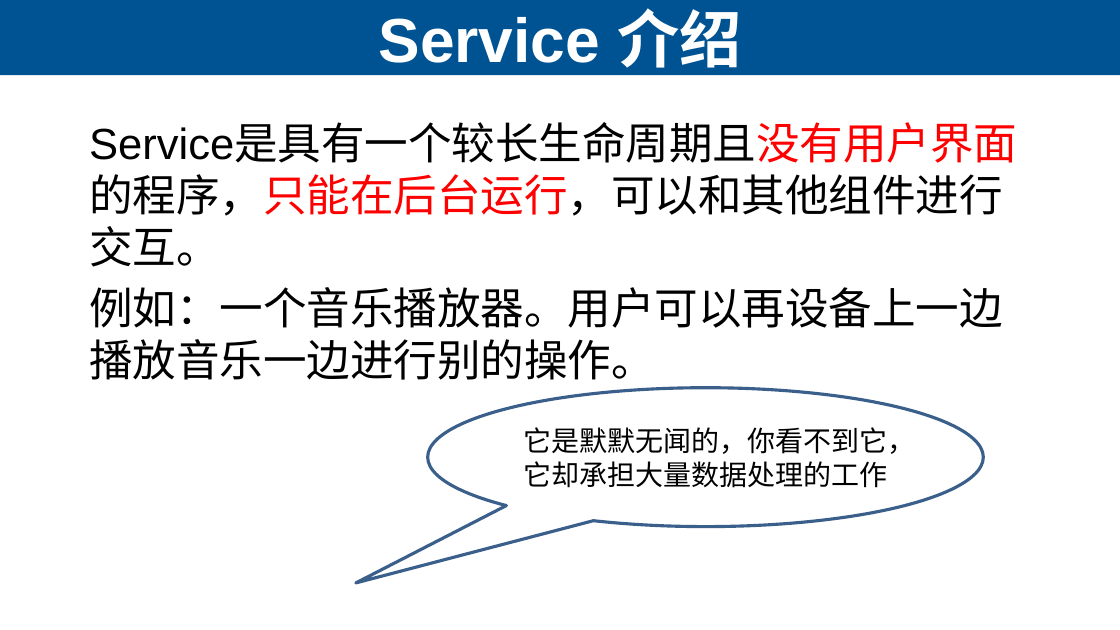
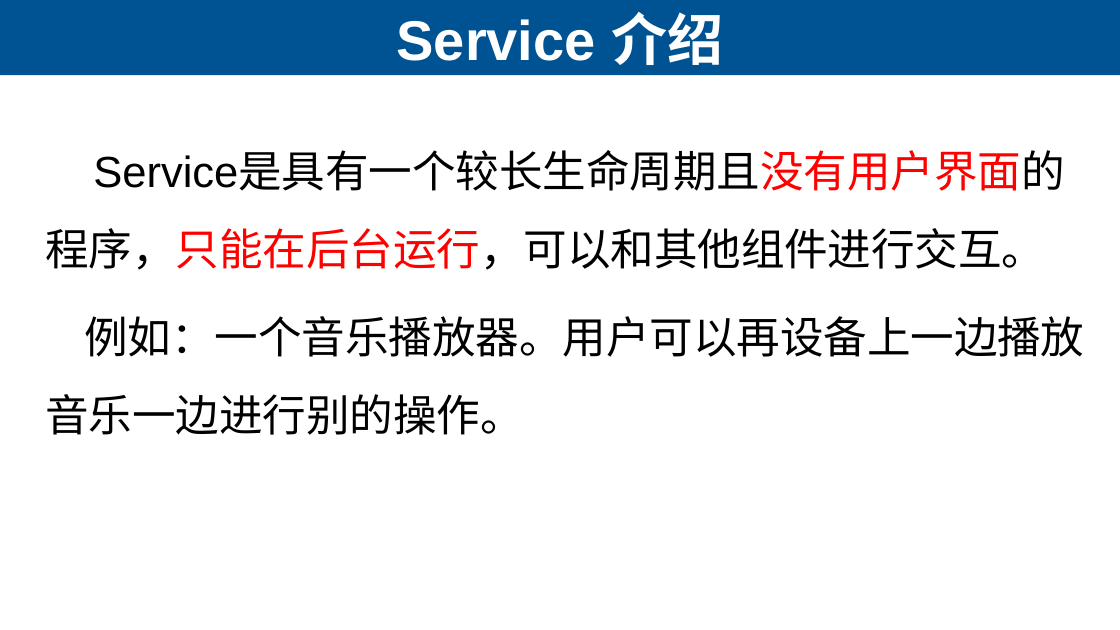
Before and after one commit to lihuanzhen2016/app-test-2019, a slide deck: slide 25 of ppt/07 Android App的开发-四大组件.pptx (slide 14 before the commit). Drawn at 1120x630 pixels with LibreOffice and Linux fonts; fonts in the diff are those of the drawing. Boxes give left, top, right and bottom in pixels: in the first picture for what was removed or moved away, otherwise in the second. Text is boxed around its words. In the diff, an @@ line names an element or a change of style, - is before the commit and + after.

```diff
--- a/ppt/07 Android App的开发-四大组件.pptx
+++ b/ppt/07 Android App的开发-四大组件.pptx
@@ title "Service 介绍" at <box>397,12,723,65</box>: size 40 to 36 pt @@
@@ text "Service是具有一个较长生命周期且没有用户界面的程序，只能在后台运行，可以和其他组件进行交互。": place and size @@
-text "Service是具有一个较长生命周期且没有用户界面的程序，只能在后台运行，可以和其他组件进行交互。" at <box>89,174,1002,380</box>
+text "Service是具有一个较长生命周期且没有用户界面的程序，只能在后台运行，可以和其他组件进行交互。" at <box>45,228,1084,435</box>
@@ text "Service是具有一个较长生命周期且没有用户界面的程序，只能在后台运行，可以和其他组件进行交互。" at <box>45,228,1084,435</box>: line spacing 1 to 1.5 @@
@@ speech bubble removed at <box>428,388,983,526</box> @@
-它是默默无闻的，你看不到它，它却承担大量数据处理的工作
```
Also in this commit, not shown: 18 other slides changed, 26 slides added, 7 slides removed, 1 other file.
